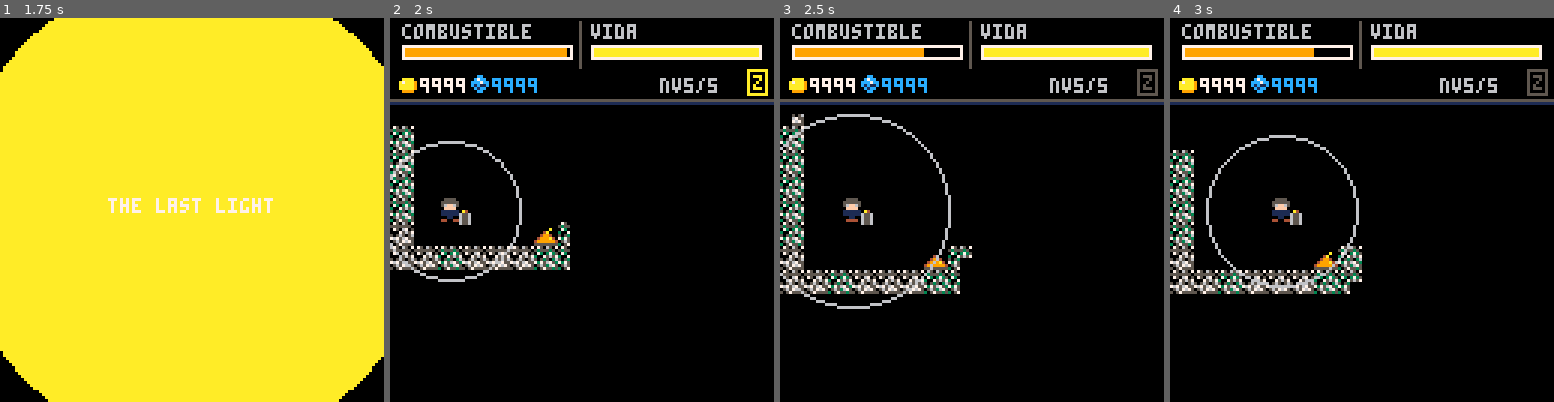
Above: before the commit, frames 1-4 (left to right).
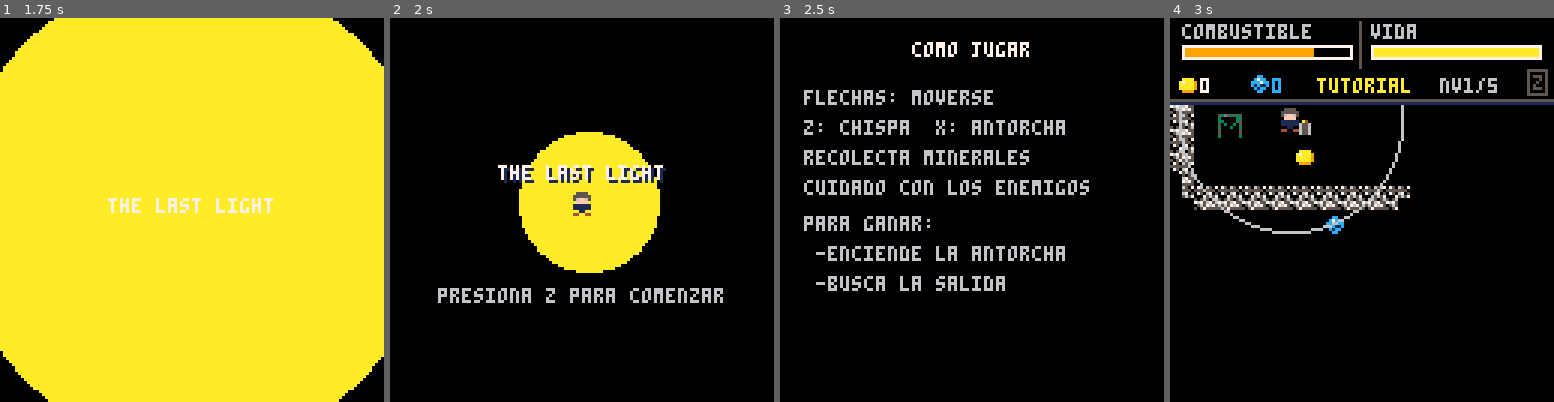
Above: after the commit, the same moments.

Repository: goncho09/the-last-light
Game: PICO-8 cartridge the-last-light.p8
The game is run twice, just before and just after one commit, with the same random seed, the same clock (stepped at 60 frames per second) and the same inputs.
Inputs:
- Up to frame 1 (1.75 s): tap X (X key) at 0.33, 1.07 s; tap O (Z key) at 0.7, 1.7 s; hold Right from 1.6 s (still down)
- Up to frame 2 (2 s): keep holding Right; tap X (X key) at 1.85 s
- Up to frame 3 (2.5 s): release Right at 2.1 s; tap O (Z key) at 2.1 s; hold Up 2.15-2.42 s; hold Right from 2.47 s (still down)
- Up to frame 4 (3 s): keep holding Right; tap O (Z key) at 2.5, 2.9 s; tap X (X key) at 2.97 s

Frame 1 is identical in both runs. In frame 2, 24% of the frame differs, in the area x 0-100%, y 0-75%; in frame 3, 19%; in frame 4, 11%.

Commit message:
delete damage x

Diff:
--- a/the-last-light.p8
+++ b/the-last-light.p8
@@ -87,8 +87,6 @@
     jefe_en_intro = false
     jefe_shake = 0
     mostrando_intro_boss = false
-    timer_ataque_jugador = 0
-    atacando_jugador = false
 
     -- logica de toy cotizado
     if toycotizado == true then
@@ -123,12 +121,12 @@
     spr_jugador_actual = spr_jugador
 
     -- SOLO PARA TESTING - BORRAR ANTES DE ENTREGAR
-    if modo_prueba_jefe then
-        cargar_nivel(5)
-        escena_actual = 2
-        oro = 9999
-        zafiro = 9999
-    end
+    -- if modo_prueba_jefe then
+    --     cargar_nivel(5)
+    --     escena_actual = 2
+    --     oro = 9999
+    --     zafiro = 9999
+    -- end
 end
 -->8
 -- generacion de nivel
@@ -604,9 +602,6 @@
         timer_intro -= 1
         return
     end
-
-    if timer_ataque_jugador > 0 then timer_ataque_jugador -= 1 end
-    if timer_ataque_jugador < 18 then atacando_jugador = false end
 
     if mostrando_intro_boss then
         if btnp(5) then
@@ -782,22 +777,6 @@
         end
     end
 
-    if nivel_actual == 5 and btnp(5) and timer_ataque_jugador == 0 and not jefe_muerto then
-        timer_ataque_jugador = 25
-        atacando_jugador = true
-        sfx(3)
-        for e in all(enemigos) do
-            if e.tipo == "jefe" then
-                local adx = abs((px + 4) - (e.x + 4))
-                local ady = abs((py + 4) - (e.y + 4))
-                if adx < 14 and ady < 14 then
-                    local danio = (e.estado == "vulnerable") and 25 or 8
-                    jefe_recibir_danio(danio)
-                end
-            end
-        end
-    end
-
     -- encender antorcha con x
     if btnp(5) and not antorcha.encendida and nivel_actual != 5 then
         local dist_torch_x = abs(px - antorcha.x)
